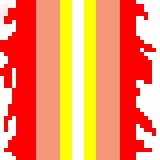
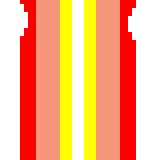
Layers edited between the first and the second 160×160 image:
painted on "Layer 5" over [0, 0, 156, 160]
